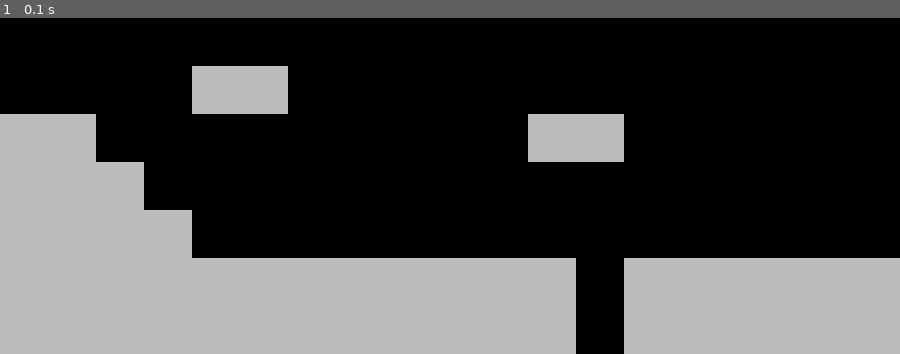
Above: before the commit, frame 1.
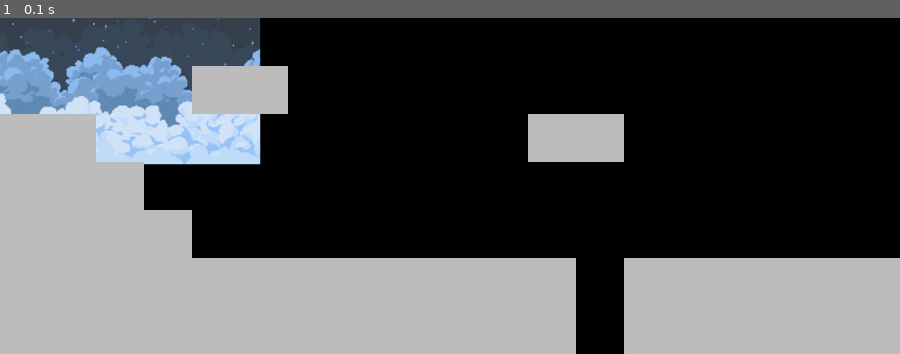
Above: after the commit, the same moment.

Repository: itsjames212/pygame-platformer
Game: pygame game, started from platformer.py
The game is run twice, just before and just after one commit, with the same random seed, the same clock (stepped at 60 frames per second) and the same inputs.
Inputs:
- Up to frame 1 (0.1 s): no input

The runs differ from the first frame. In frame 1, 9.9% of the frame differs, in the area x 0-29%, y 0-44%.

Commit message:
made the sky work

Diff:
--- a/platformer.py
+++ b/platformer.py
@@ -6,13 +6,14 @@
 screen = pygame.display.set_mode((screen_width, screen_height))
 clock = pygame.time.Clock()
 level = Level(level_map, screen)
+sky = pygame.image.load('pygameassets/mSb99p.png')
 
 while True:
   for event in pygame.event.get():
     if event.type == pygame.QUIT:
       pygame.quit()
       sys.exit()
-  screen.fill('black')
+  screen.blit(sky,(0, 0))
   level.run()
 
   pygame.display.update()
